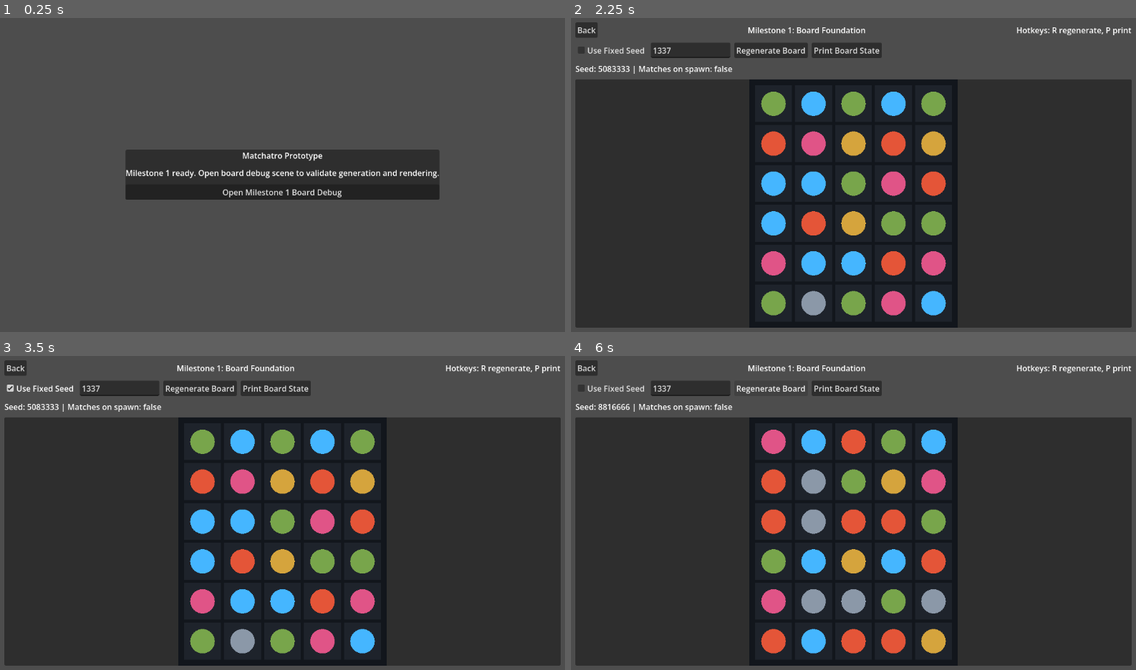
Above: before the commit, frames 1-4 (two rows, left to right).
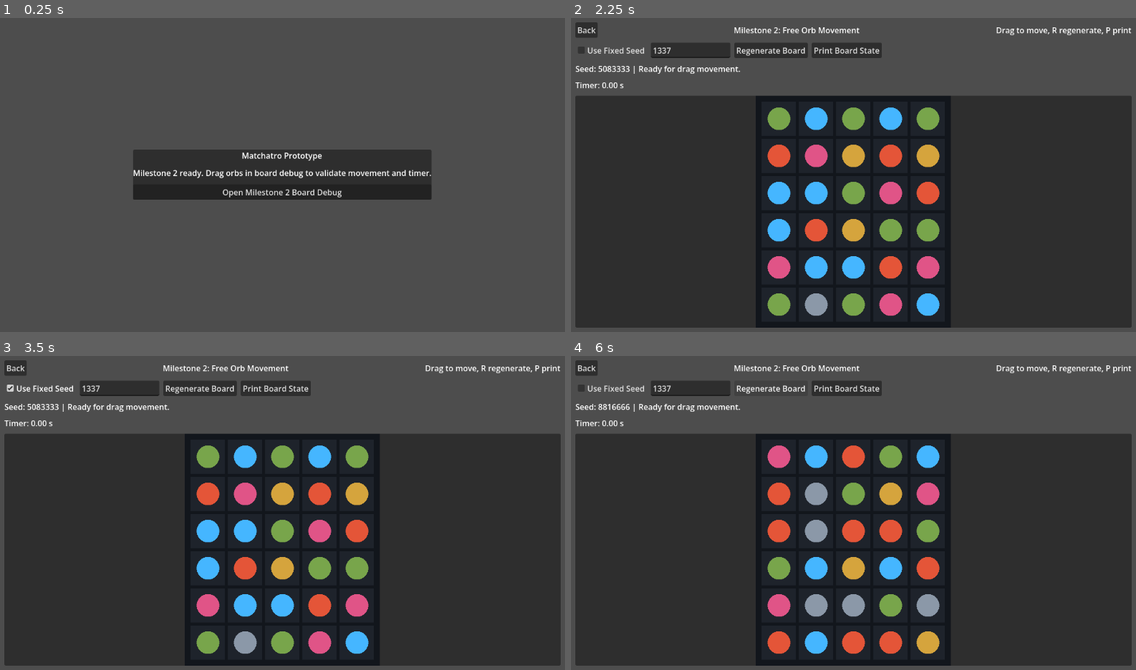
Above: after the commit, the same moments.

Repository: rajahafify/orbwalker
Game: Godot game, scene res://scenes/main.tscn
Two runs of this game, one before a commit and one after it. Both use one fixed random seed, a clock stepped at 60 frames per second and the inputs below.
Inputs:
- Up to frame 1 (0.25 s): no input
- Up to frame 2 (2.25 s): click "Open Milestone 1 Board Debug" (after the commit: "Open Milestone 2 Board Debug") at 0.5 s; click "Back" at 1.25 s; click "Open Milestone 1 Board Debug" (after the commit: "Open Milestone 2 Board Debug") at 2 s
- Up to frame 3 (3.5 s): click "Use Fixed Seed" at 2.75 s
- Up to frame 4 (6 s): click "Regenerate Board" at 3.5 s; click "Print Board State" at 4.25 s; click "Use Fixed Seed" at 5 s; click "Regenerate Board" at 5.75 s

The runs differ from the first frame. In frame 1, 1.2% of the frame differs, in the area x 22-78%, y 41-58%; in frame 2, 15%; in frame 3, 15%; in frame 4, 15%, in the area x 0-100%, y 2-99%.

Commit message:
Mark milestone 1 and 2 prototype checks complete

Diff:
--- a/scenes/combat/board_debug.tscn
+++ b/scenes/combat/board_debug.tscn
@@ -39,13 +39,13 @@
 [node name="TitleLabel" type="Label" parent="MarginContainer/VBoxContainer/HeaderRow"]
 layout_mode = 2
 size_flags_horizontal = 3
-text = "Milestone 1: Board Foundation"
+text = "Milestone 2: Free Orb Movement"
 horizontal_alignment = 1
 vertical_alignment = 1
 
 [node name="HintLabel" type="Label" parent="MarginContainer/VBoxContainer/HeaderRow"]
 layout_mode = 2
-text = "Hotkeys: R regenerate, P print"
+text = "Drag to move, R regenerate, P print"
 
 [node name="ControlsRow" type="HBoxContainer" parent="MarginContainer/VBoxContainer"]
 layout_mode = 2
@@ -75,6 +75,11 @@
 layout_mode = 2
 text = "Seed: -"
 
+[node name="TimerLabel" type="Label" parent="MarginContainer/VBoxContainer"]
+unique_name_in_owner = true
+layout_mode = 2
+text = "Timer: 0.00 s"
+
 [node name="BoardFrame" type="PanelContainer" parent="MarginContainer/VBoxContainer"]
 layout_mode = 2
 size_flags_vertical = 3
--- a/scenes/main.tscn
+++ b/scenes/main.tscn
@@ -39,6 +39,6 @@
 
 [node name="StartFightButton" type="Button" parent="CenterContainer/PanelContainer/VBoxContainer"]
 layout_mode = 2
-text = "Open Milestone 1 Board Debug"
+text = "Open Milestone 2 Board Debug"
 
 [connection signal="pressed" from="CenterContainer/PanelContainer/VBoxContainer/StartFightButton" to="." method="_on_start_fight_button_pressed"]
--- a/scripts/board/board_state.gd
+++ b/scripts/board/board_state.gd
@@ -62,6 +62,24 @@
 		push_error("BoardState.set_cell invalid orb id: %d" % orb_id)
 		return
 	_cells[_index(column, row)] = orb_id
+
+
+func swap_cells(column_a: int, row_a: int, column_b: int, row_b: int) -> bool:
+	if not in_bounds(column_a, row_a) or not in_bounds(column_b, row_b):
+		push_error("BoardState.swap_cells out of bounds: (%d, %d) <-> (%d, %d)" % [
+			column_a,
+			row_a,
+			column_b,
+			row_b,
+		])
+		return false
+
+	var index_a := _index(column_a, row_a)
+	var index_b := _index(column_b, row_b)
+	var temp := _cells[index_a]
+	_cells[index_a] = _cells[index_b]
+	_cells[index_b] = temp
+	return true
 
 
 func regenerate(new_seed: int = -1) -> void:
--- a/scripts/board/board_view.gd
+++ b/scripts/board/board_view.gd
@@ -5,6 +5,28 @@
 @export var board_padding: float = 12.0
 @export var cell_background: Color = Color("#1e232b")
 @export var board_background: Color = Color("#12161c")
+@export var selected_cell_color: Color = Color("#f7f2a6")
+@export var path_cell_color: Color = Color("#cfd7ff")
+
+var selected_cell: Vector2i = Vector2i(-1, -1):
+	set(value):
+		selected_cell = value
+		queue_redraw()
+
+var path_cells: Array[Vector2i] = []:
+	set(value):
+		path_cells = value
+		queue_redraw()
+
+var drag_pointer_position: Vector2 = Vector2.ZERO:
+	set(value):
+		drag_pointer_position = value
+		queue_redraw()
+
+var drag_orb_id: int = -1:
+	set(value):
+		drag_orb_id = value
+		queue_redraw()
 
 var board_state: BoardState = null:
 	set(value):
@@ -24,6 +46,7 @@
 		return
 
 	var cell_size := _cell_size_for_rect(board_rect)
+	var cell_radius := cell_size * 0.33
 	for row in BoardState.ROW_COUNT:
 		for column in BoardState.COLUMN_COUNT:
 			var pos := board_rect.position + Vector2(
@@ -35,7 +58,53 @@
 
 			var orb_id := board_state.get_cell(column, row)
 			var orb_color := OrbType.color(orb_id)
-			draw_circle(rect.get_center(), cell_size * 0.33, orb_color)
+			var is_selected_cell := selected_cell == Vector2i(column, row) and drag_orb_id >= 0
+			if not is_selected_cell:
+				draw_circle(rect.get_center(), cell_radius, orb_color)
+
+			if selected_cell == Vector2i(column, row):
+				draw_rect(rect.grow(-2.0), selected_cell_color, false, 2.0)
+			elif Vector2i(column, row) in path_cells:
+				draw_rect(rect.grow(-3.0), path_cell_color, false, 1.0)
+
+	if drag_orb_id >= 0:
+		draw_circle(drag_pointer_position, cell_radius, OrbType.color(drag_orb_id))
+
+
+func board_position_to_cell(board_local_position: Vector2) -> Vector2i:
+	var board_rect := _calculate_board_rect()
+	if not board_rect.has_point(board_local_position):
+		return Vector2i(-1, -1)
+
+	var cell_size := _cell_size_for_rect(board_rect)
+	var stride := cell_size + cell_spacing
+	var local := board_local_position - board_rect.position
+	var column := int(floor(local.x / stride))
+	var row := int(floor(local.y / stride))
+
+	if not _is_cell_index_valid(column, row):
+		return Vector2i(-1, -1)
+
+	var cell_origin := board_rect.position + Vector2(column * stride, row * stride)
+	var within_cell := Rect2(cell_origin, Vector2(cell_size, cell_size))
+	if not within_cell.has_point(board_local_position):
+		return Vector2i(-1, -1)
+
+	return Vector2i(column, row)
+
+
+func is_cell_valid(cell: Vector2i) -> bool:
+	return _is_cell_index_valid(cell.x, cell.y)
+
+
+func get_cell_center(cell: Vector2i) -> Vector2:
+	var board_rect := _calculate_board_rect()
+	var cell_size := _cell_size_for_rect(board_rect)
+	var stride := cell_size + cell_spacing
+	return board_rect.position + Vector2(
+		cell.x * stride + cell_size * 0.5,
+		cell.y * stride + cell_size * 0.5
+	)
 
 
 func _calculate_board_rect() -> Rect2:
@@ -56,3 +125,7 @@
 	var width_cell_size := (rect.size.x - (BoardState.COLUMN_COUNT - 1) * cell_spacing) / BoardState.COLUMN_COUNT
 	var height_cell_size := (rect.size.y - (BoardState.ROW_COUNT - 1) * cell_spacing) / BoardState.ROW_COUNT
 	return maxf(8.0, minf(width_cell_size, height_cell_size))
+
+
+func _is_cell_index_valid(column: int, row: int) -> bool:
+	return column >= 0 and column < BoardState.COLUMN_COUNT and row >= 0 and row < BoardState.ROW_COUNT
--- a/scripts/core/main_boot.gd
+++ b/scripts/core/main_boot.gd
@@ -4,7 +4,7 @@
 
 
 func _ready() -> void:
-	_status_label.text = "Milestone 1 ready. Open board debug scene to validate generation and rendering."
+	_status_label.text = "Milestone 2 ready. Drag orbs in board debug to validate movement and timer."
 
 
 func _on_start_fight_button_pressed() -> void:
--- a/scripts/debug/board_debug_controller.gd
+++ b/scripts/debug/board_debug_controller.gd
@@ -4,14 +4,33 @@
 @onready var _status_label: Label = %StatusLabel
 @onready var _seed_input: LineEdit = %SeedInput
 @onready var _use_seed_check: CheckBox = %UseSeedCheckBox
+@onready var _timer_label: Label = %TimerLabel
+
+const MOVE_TIMER_SECONDS := 5.0
+
+enum InputPhase {
+	PLAYER_INPUT,
+	RESOLVING,
+	LOCKED_EXTERNAL,
+}
 
 var _settings := BoardGenerationSettings.new()
 var _board_state := BoardState.new()
+var _input_phase: InputPhase = InputPhase.PLAYER_INPUT
+var _active_drag := false
+var _drag_touch_index: int = -1
+var _drag_selected_orb_id: int = -1
+var _drag_current_cell: Vector2i = Vector2i(-1, -1)
+var _drag_path: Array[Vector2i] = []
+var _move_time_left: float = 0.0
+var _external_lock_reason := ""
 
 
 func _ready() -> void:
 	_seed_input.text = str(1337)
 	_create_new_board()
+	_board_view.gui_input.connect(_on_board_view_gui_input)
+	set_process(true)
 
 
 func _unhandled_input(event: InputEvent) -> void:
@@ -36,11 +55,66 @@
 	get_tree().change_scene_to_file("res://scenes/main.tscn")
 
 
+func _process(delta: float) -> void:
+	if not _active_drag:
+		_update_timer_label(0.0)
+		return
+
+	_move_time_left = maxf(0.0, _move_time_left - delta)
+	_update_timer_label(_move_time_left)
+	if _move_time_left <= 0.0:
+		_end_drag(true)
+
+
+func _handle_pointer_input(event: InputEvent) -> bool:
+	if _input_phase != InputPhase.PLAYER_INPUT and not _active_drag:
+		return false
+
+	if event is InputEventMouseButton and event.button_index == MOUSE_BUTTON_LEFT:
+		if event.pressed:
+			return _start_drag(event.position)
+		if _active_drag:
+			_end_drag(false)
+			return true
+		return false
+
+	if event is InputEventMouseMotion and _active_drag and _drag_touch_index == -1:
+		_update_drag(event.position)
+		return true
+
+	if event is InputEventScreenTouch:
+		var touch_pos: Vector2 = _screen_to_board_local(event.position)
+		if event.pressed:
+			if _drag_touch_index != -1:
+				return false
+			var started := _start_drag(touch_pos)
+			if started:
+				_drag_touch_index = event.index
+			return started
+		if _active_drag and event.index == _drag_touch_index:
+			_end_drag(false)
+			return true
+
+	if event is InputEventScreenDrag and _active_drag and event.index == _drag_touch_index:
+		var drag_pos: Vector2 = _screen_to_board_local(event.position)
+		_update_drag(drag_pos)
+		return true
+
+	return false
+
+
+func _on_board_view_gui_input(event: InputEvent) -> void:
+	if _handle_pointer_input(event):
+		_board_view.accept_event()
+
+
 func _create_new_board() -> void:
+	_reset_drag_visuals()
 	var board_seed := _resolve_seed()
 	_board_state.initialize(board_seed, _settings)
 	_board_view.board_state = _board_state
-	_status_label.text = "Seed: %d | Matches on spawn: %s" % [board_seed, str(_board_state.has_any_match())]
+	_set_input_phase(InputPhase.PLAYER_INPUT)
+	_status_label.text = "Seed: %d | Ready for drag movement." % board_seed
 
 
 func _resolve_seed() -> int:
@@ -55,3 +129,123 @@
 	print("\n[Board Debug] Seed=", _board_state.rng_seed)
 	print(debug_text)
 	_status_label.text = "Printed board for seed %d to output." % _board_state.rng_seed
+
+
+func _start_drag(board_local_position: Vector2) -> bool:
+	if _input_phase != InputPhase.PLAYER_INPUT:
+		return false
+
+	var start_cell := _board_view.board_position_to_cell(board_local_position)
+	if not _board_view.is_cell_valid(start_cell):
+		return false
+
+	_active_drag = true
+	_move_time_left = MOVE_TIMER_SECONDS
+	_drag_current_cell = start_cell
+	_drag_selected_orb_id = _board_state.get_cell(start_cell.x, start_cell.y)
+	_drag_path.clear()
+	_drag_path.append(start_cell)
+	_board_view.selected_cell = start_cell
+	_board_view.path_cells = _drag_path.duplicate()
+	_board_view.drag_pointer_position = board_local_position
+	_board_view.drag_orb_id = _drag_selected_orb_id
+	_update_timer_label(_move_time_left)
+	_status_label.text = "Dragging %s orb. Move timer running." % OrbType.display_name(_drag_selected_orb_id)
+	return true
+
+
+func _update_drag(board_local_position: Vector2) -> void:
+	if not _active_drag:
+		return
+
+	_board_view.drag_pointer_position = board_local_position
+	var target_cell := _board_view.board_position_to_cell(board_local_position)
+	if not _board_view.is_cell_valid(target_cell):
+		return
+	if target_cell == _drag_current_cell:
+		return
+	if not _is_orthogonally_adjacent(_drag_current_cell, target_cell):
+		return
+
+	_board_state.swap_cells(_drag_current_cell.x, _drag_current_cell.y, target_cell.x, target_cell.y)
+	_drag_current_cell = target_cell
+	_drag_path.append(target_cell)
+	_board_view.path_cells = _drag_path.duplicate()
+	_board_view.selected_cell = _drag_current_cell
+	_board_view.board_state = _board_state
+
+
+func _end_drag(timed_out: bool) -> void:
+	if not _active_drag:
+		return
+
+	_active_drag = false
+	_drag_touch_index = -1
+	_update_timer_label(0.0)
+	var move_end_reason := "released"
+	if timed_out:
+		move_end_reason = "timer expired"
+	_status_label.text = "Move ended: %s. Locking input for resolve phase." % move_end_reason
+
+	_reset_drag_visuals()
+	_set_input_phase(InputPhase.RESOLVING)
+	# Placeholder until Milestone 3 resolver is integrated.
+	await get_tree().create_timer(0.2).timeout
+	if _input_phase == InputPhase.RESOLVING:
+		_set_input_phase(InputPhase.PLAYER_INPUT)
+		_status_label.text = "Resolve phase complete. Ready for next move."
+
+
+func set_external_input_locked(locked: bool, reason: String = "") -> void:
+	_external_lock_reason = reason
+	if locked:
+		if _active_drag:
+			_abort_active_drag()
+		_set_input_phase(InputPhase.LOCKED_EXTERNAL)
+	else:
+		_set_input_phase(InputPhase.PLAYER_INPUT)
+
+
+func _set_input_phase(phase: InputPhase) -> void:
+	_input_phase = phase
+
+	match _input_phase:
+		InputPhase.PLAYER_INPUT:
+			_board_view.mouse_filter = Control.MOUSE_FILTER_STOP
+		InputPhase.RESOLVING:
+			_board_view.mouse_filter = Control.MOUSE_FILTER_IGNORE
+		InputPhase.LOCKED_EXTERNAL:
+			_board_view.mouse_filter = Control.MOUSE_FILTER_IGNORE
+			if _external_lock_reason != "":
+				_status_label.text = "Input locked: %s" % _external_lock_reason
+
+
+func _update_timer_label(seconds_left: float) -> void:
+	_timer_label.text = "Timer: %.2f s" % seconds_left
+
+
+func _reset_drag_visuals() -> void:
+	_drag_selected_orb_id = -1
+	_drag_current_cell = Vector2i(-1, -1)
+	_drag_path.clear()
+	_board_view.selected_cell = Vector2i(-1, -1)
+	_board_view.path_cells = _drag_path.duplicate()
+	_board_view.drag_orb_id = -1
+	_board_view.drag_pointer_position = Vector2.ZERO
+
+
+func _is_orthogonally_adjacent(from_cell: Vector2i, to_cell: Vector2i) -> bool:
+	var delta := to_cell - from_cell
+	return abs(delta.x) + abs(delta.y) == 1
+
+
+func _abort_active_drag() -> void:
+	_active_drag = false
+	_drag_touch_index = -1
+	_update_timer_label(0.0)
+	_reset_drag_visuals()
+
+
+func _screen_to_board_local(screen_position: Vector2) -> Vector2:
+	var inverse_canvas_transform: Transform2D = _board_view.get_global_transform_with_canvas().affine_inverse()
+	return inverse_canvas_transform * screen_position
Not shown, changed: docs/test_plan.md
Not shown, changed: todo.md
